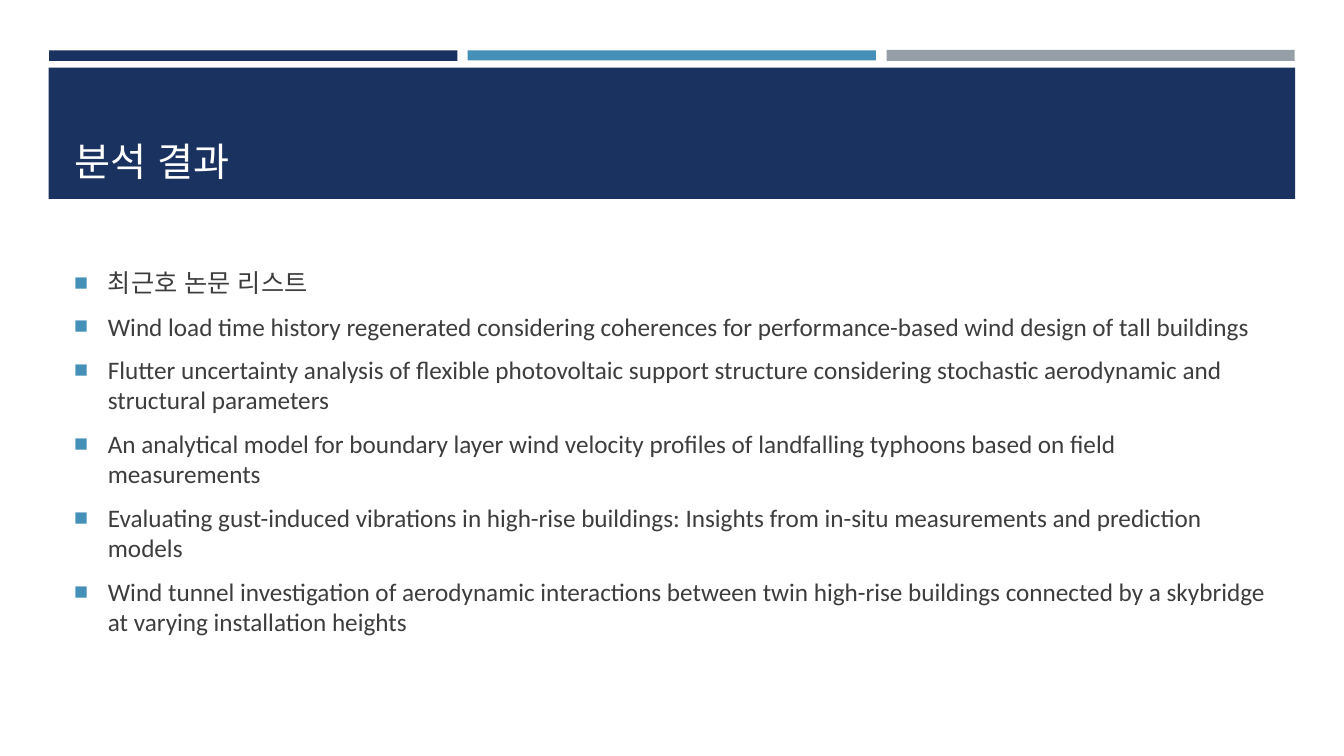
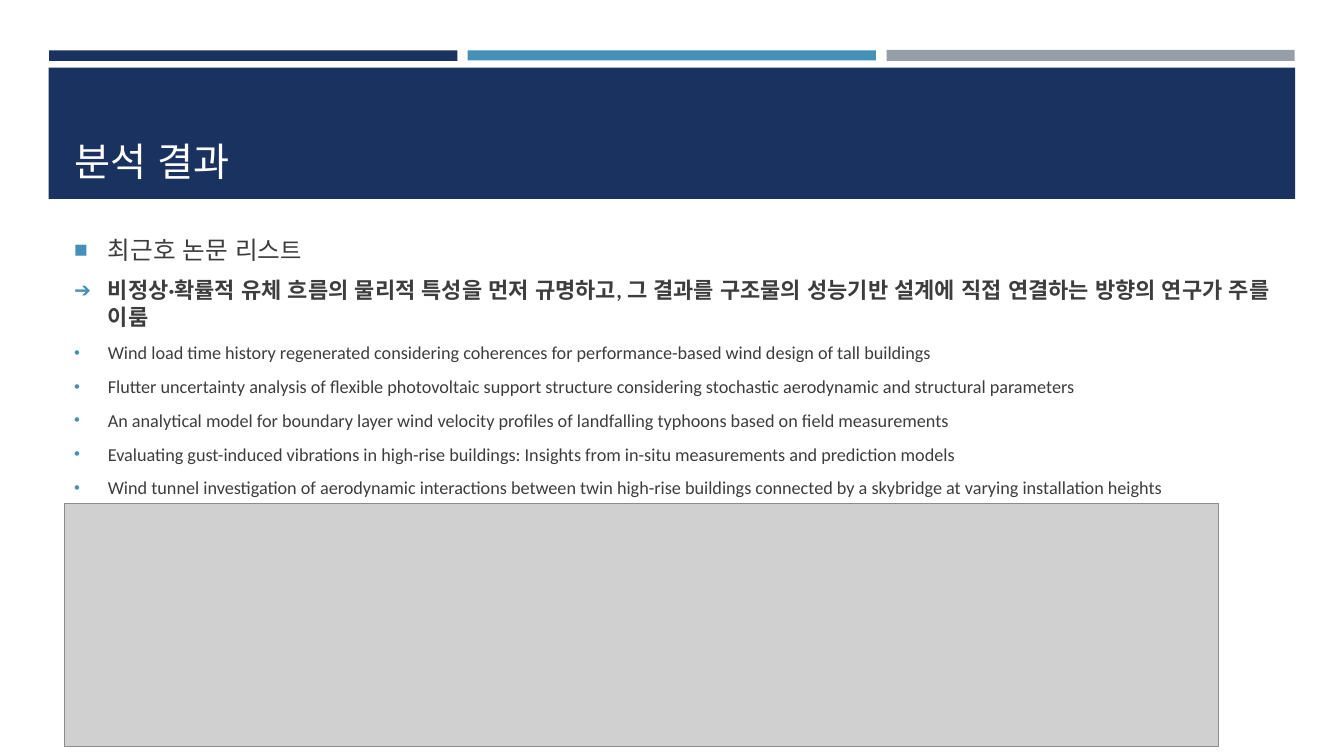
Before and after one commit to dbsdn541-ui/CSE--, a slide deck: slide 7 of CFD_저널 분석 ppt.pptx. Drawn at 1344x756 pixels with LibreOffice and Linux fonts; fonts in the diff are those of the drawing; grey boxes stand for pictures. Boxes give left, top, right and bottom in pixels: in the first picture for what was removed or moved away, otherwise in the second. Text is boxed around its words. In the diff, an @@ line names an element or a change of style, - is before the commit and + after.

```diff
--- a/CFD_저널 분석 ppt.pptx
+++ b/CFD_저널 분석 ppt.pptx
@@ text "최근호 논문 리스트": place and size @@
-text "최근호 논문 리스트" at bbox=[108, 271, 1265, 636]
+text "최근호 논문 리스트" at bbox=[108, 279, 1269, 497]
@@ text at bbox=[108, 279, 1269, 327]: paragraph added @@
+➔ 비정상·확률적 유체 흐름의 물리적 특성을 먼저 규명하고, 그 결과를 구조물의 성능기반 설계에 직접 연결하는 방향의 연구가 주를 이룸
@@ text at bbox=[108, 346, 1162, 497]: size 18 to 17.6 pt in "최근호 논문 리스트"; size 18 to 16.6 pt in "리스트"; size 18 to 12.9 pt in "Wind load time history regenerated considering coherences ...", "Flutter uncertainty analysis of flexible photovoltaic suppor ...", "An analytical model for boundary layer wind ...", "Evaluating gust-induced vibrations in high-rise buildings: I ..." and 1 more places; bullet ■ to •; less space between paragraphs @@
@@ picture added at bbox=[65, 504, 1219, 747] @@
```
Also in this commit, not shown: 9 other slides changed, 2 slides added.
